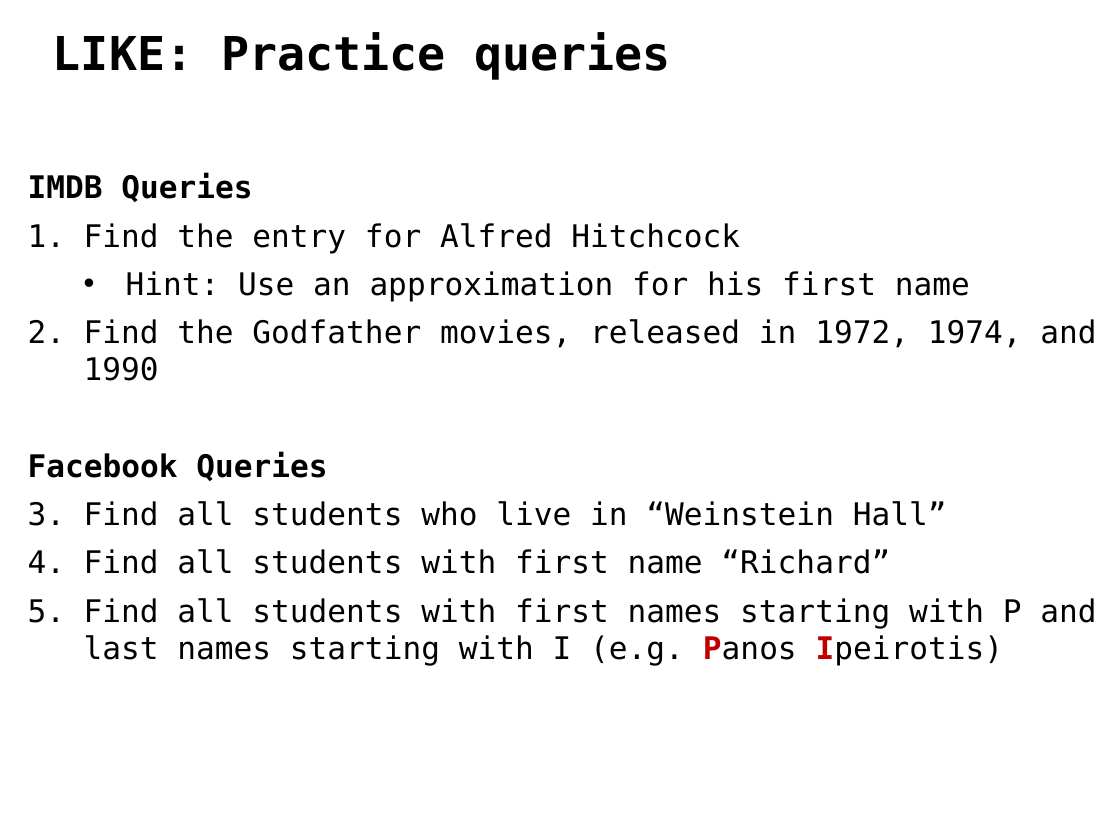
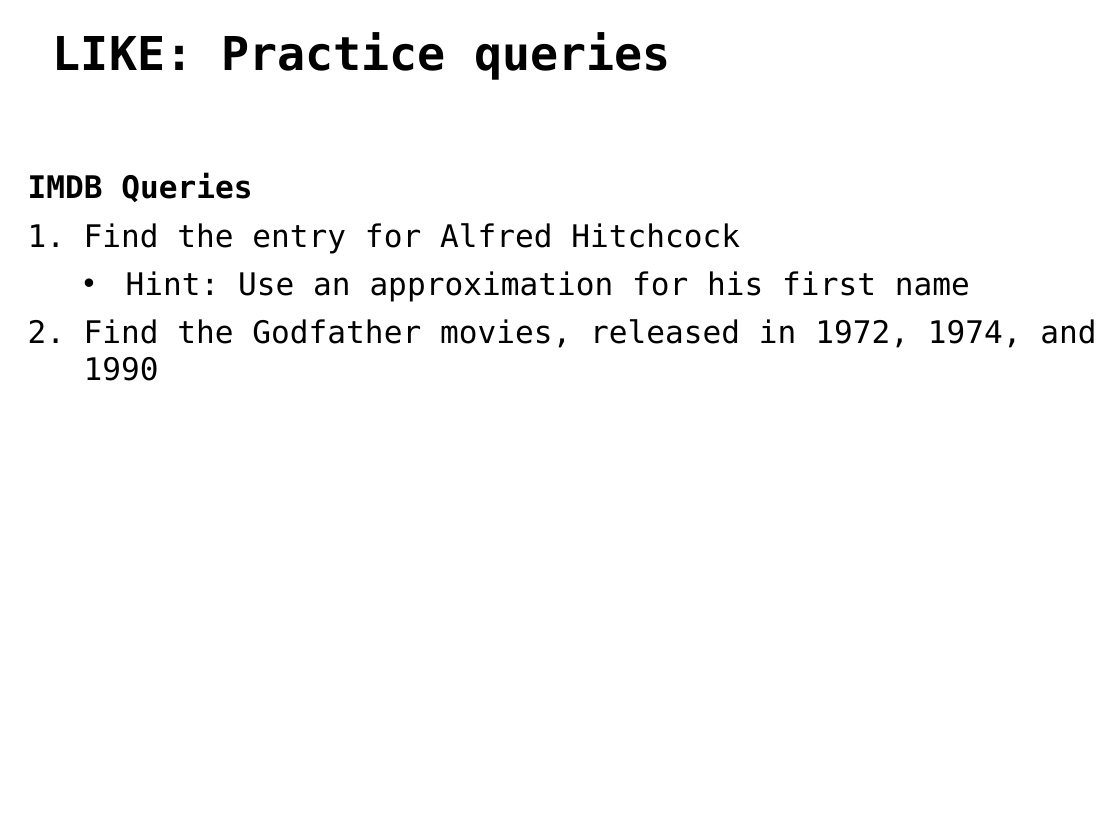
Before and after one commit to ipeirotis/introduction-to-databases, a slide deck: slide 30 of C-SQL.pptx (slide 31 before the commit). Drawn at 1120x840 pixels with LibreOffice and Linux fonts; fonts in the diff are those of the drawing. Boxes give left, top, right and bottom in pixels: in the first picture for what was removed or moved away, otherwise in the second. Text is boxed around its words. In the diff, an @@ line names an element or a change of style, - is before the commit and + after.

```diff
--- a/C-SQL.pptx
+++ b/C-SQL.pptx
@@ text at (x1=28, y1=451, x2=1096, y2=666): paragraphs removed @@
-Facebook Queries
-1. Find all students who live in “Weinstein Hall”
-2. Find all students with first name “Richard”
-3. Find all students with first names starting with P and last names starting with I (e.g. Panos Ipeirotis)
```
Also in this commit, not shown: 15 other slides changed, 9 slides added.
